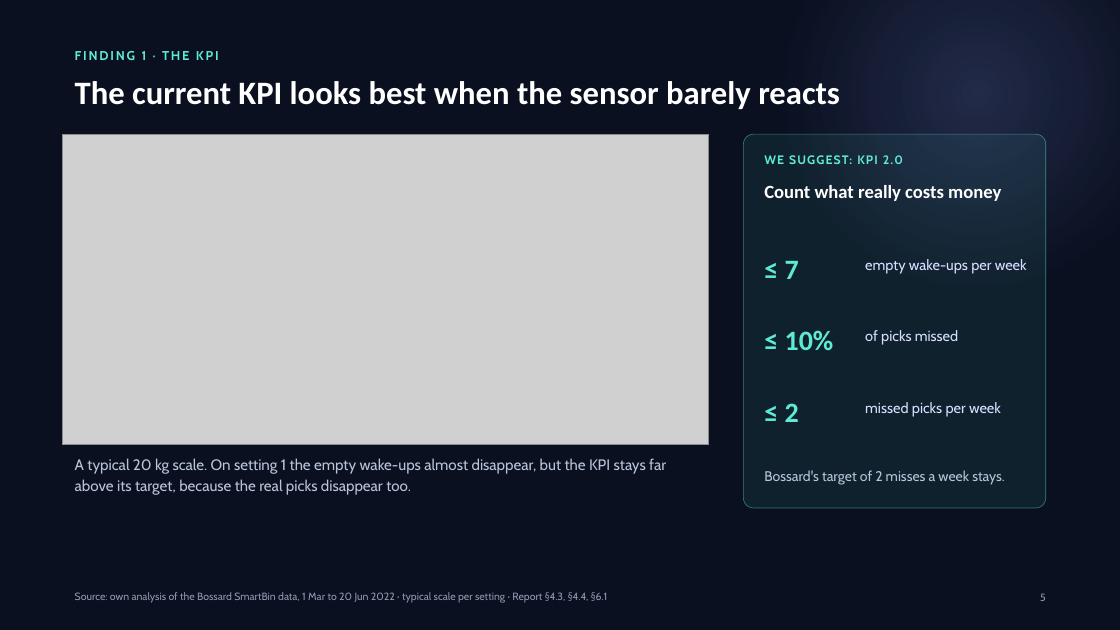
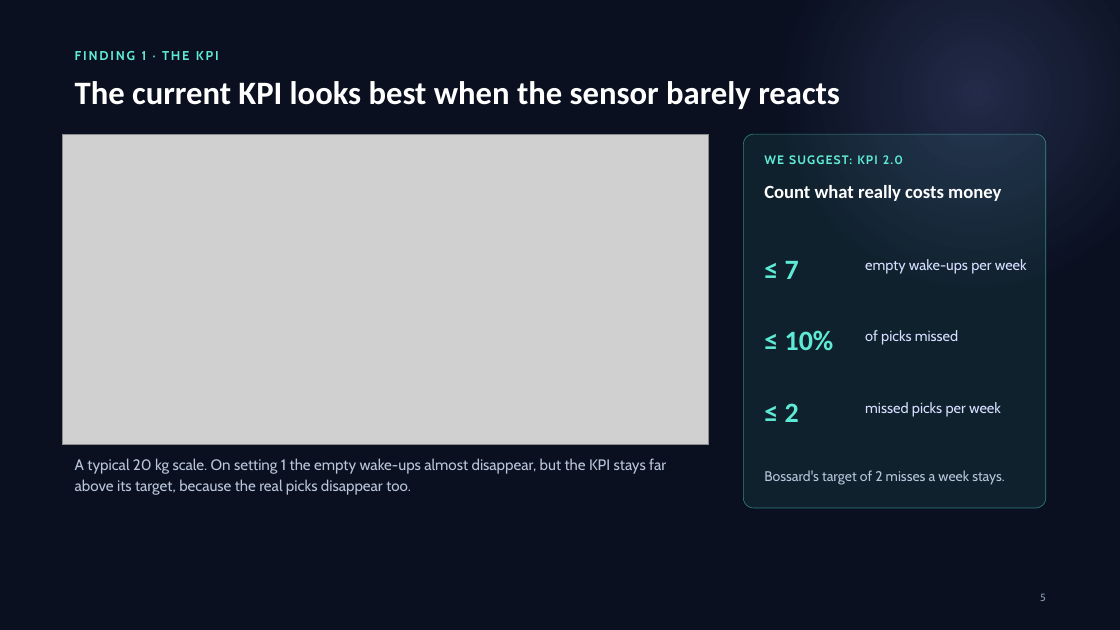
Before and after one commit to erenalpckroglu/smartbin-sensor-optimization, a slide deck: slide 5 of presentation/SmartBin – presentation.pptx. Drawn at 1120x630 pixels with LibreOffice and Linux fonts; fonts in the diff are those of the drawing; grey boxes stand for pictures. Boxes give left, top, right and bottom in pixels: in the first picture for what was removed or moved away, otherwise in the second. Text is boxed around its words. In the diff, an @@ line names an element or a change of style, - is before the commit and + after.

```diff
--- a/presentation/SmartBin – presentation.pptx
+++ b/presentation/SmartBin – presentation.pptx
@@ text removed at [75,592,607,603] @@
-Source: own analysis of the Bossard SmartBin data, 1 Mar to 20 Jun 2022 · typical scale per setting · Report §4.3, §4.4, §6.1
```
Also in this commit, not shown: 19 other slides changed, 1 other file.
